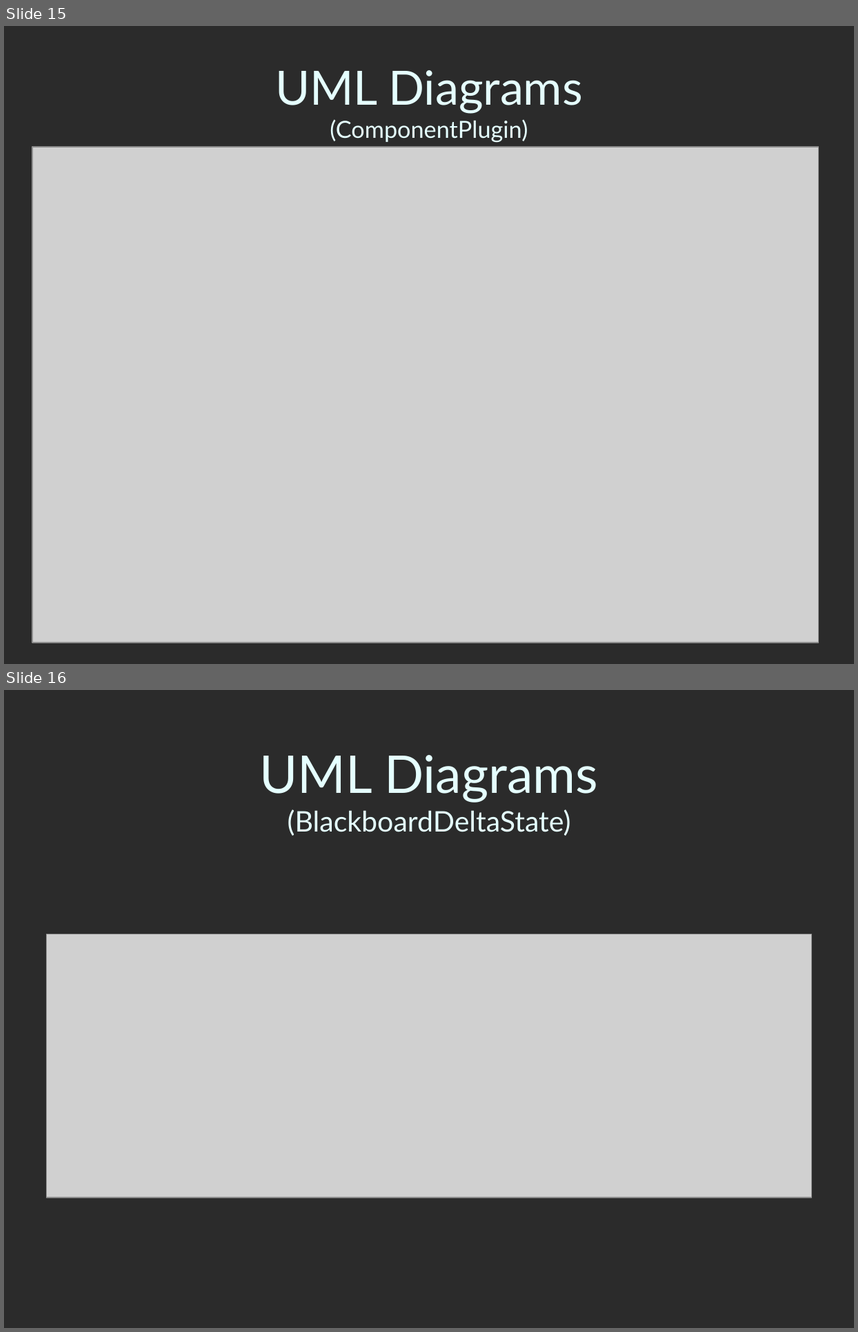
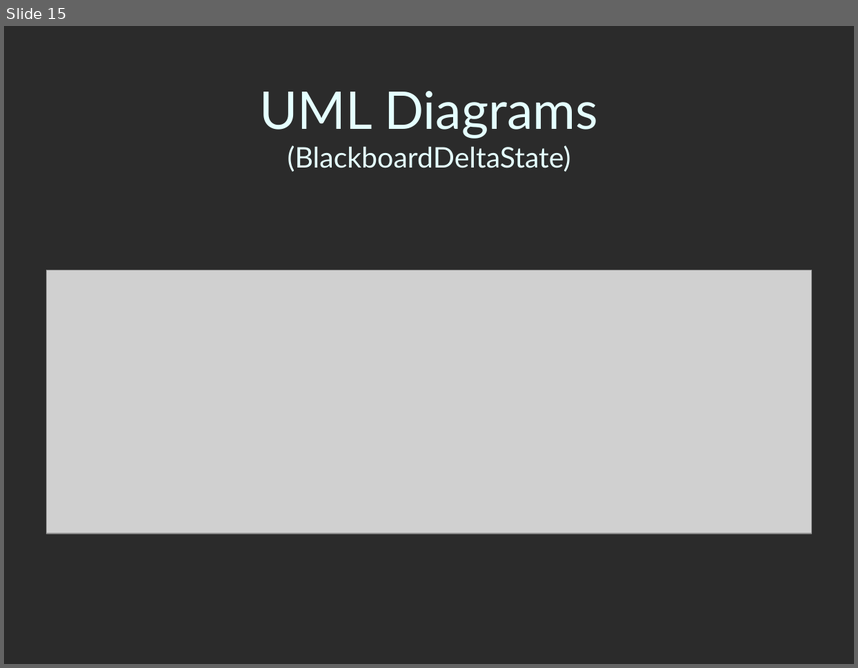
Before and after one commit to codeaudit/cougaar-cougaarunit, a slide deck: CougaarUnit/Cougaar Test Framework.ppt. Shown one above the other, each under a label of ours: slides 15 and 16 before the commit, slide 15 after it. The pictures are 858x1332 and 858x668 pixels, drawn with LibreOffice and Linux fonts; fonts in the diff are those of the drawing; grey boxes stand for pictures; background and template pictures are left out; a plain dark background stands for a picture behind light text. Boxes give left, top, right and bottom in pixels: in the first picture for what was removed or moved away, otherwise in the second. Text is boxed around its words. In the diff, an @@ line names an element or a change of style, - is before the commit and + after.

```diff
--- a/CougaarUnit/Cougaar Test Framework.ppt
+++ b/CougaarUnit/Cougaar Test Framework.ppt
@@ slide 15 removed at (4,26,854,664), background picture (left out) @@
@@ title removed at (275,70,582,143) @@
-UML Diagrams
-(ComponentPlugin)
@@ picture removed at (32,147,818,642) @@
@@ what was slide 16 is now slide 15 @@
```
Also in this commit, not shown: 1 slide changed, 1 slide added, 1 other slide removed, 1 other file.
